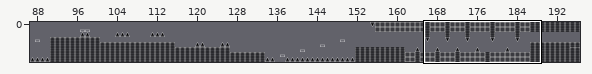
Tiled map (JSON): tiles/shit.tmj. The picture above shows the old version from afar; the outline marks the close-up.
Close-up. Before the commit:
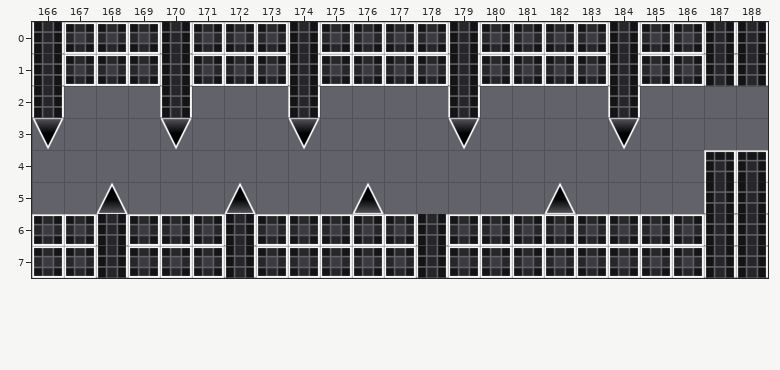
Cells are 128x128 px. Shown: x 166..188, y 0..7. The commit also changed other parts of the map, which this record leaves out.
After the commit:
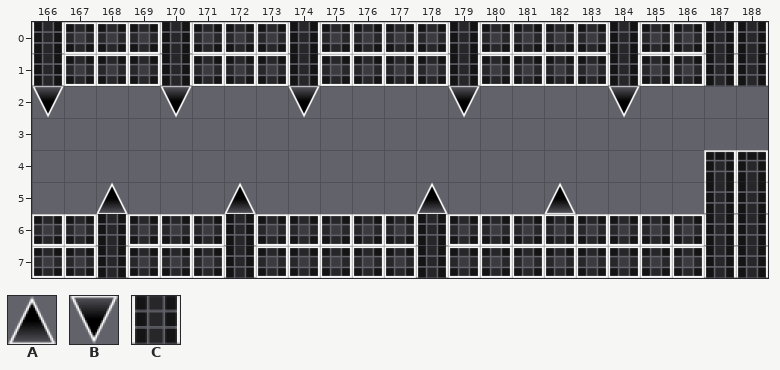
Key: from "lonbu": A 0, B 0 flipped up-down; from "meode": C 0.
_ is an empty cell.
See-through tiles are keyed as they look on the map.
Change:
Layer "Tile Layer 1":
Tile A now appears in row 5 at x 178.
The author changed tile C to tile B in row 2 at x 166, 170, 174, 179 and 184.
The author cleared tile A in row 5 at x 176.
The author cleared tile B in row 3 at x 166, 170, 174, 179 and 184.
Pixel boxes of the changes (left, top, right, bottom) in both close-ups:
changed: (32, 86, 64, 150)
changed: (160, 86, 192, 150)
changed: (288, 86, 320, 150)
changed: (448, 86, 480, 150)
changed: (608, 86, 640, 150)
removed: (352, 182, 384, 214)
added: (416, 182, 448, 214)
